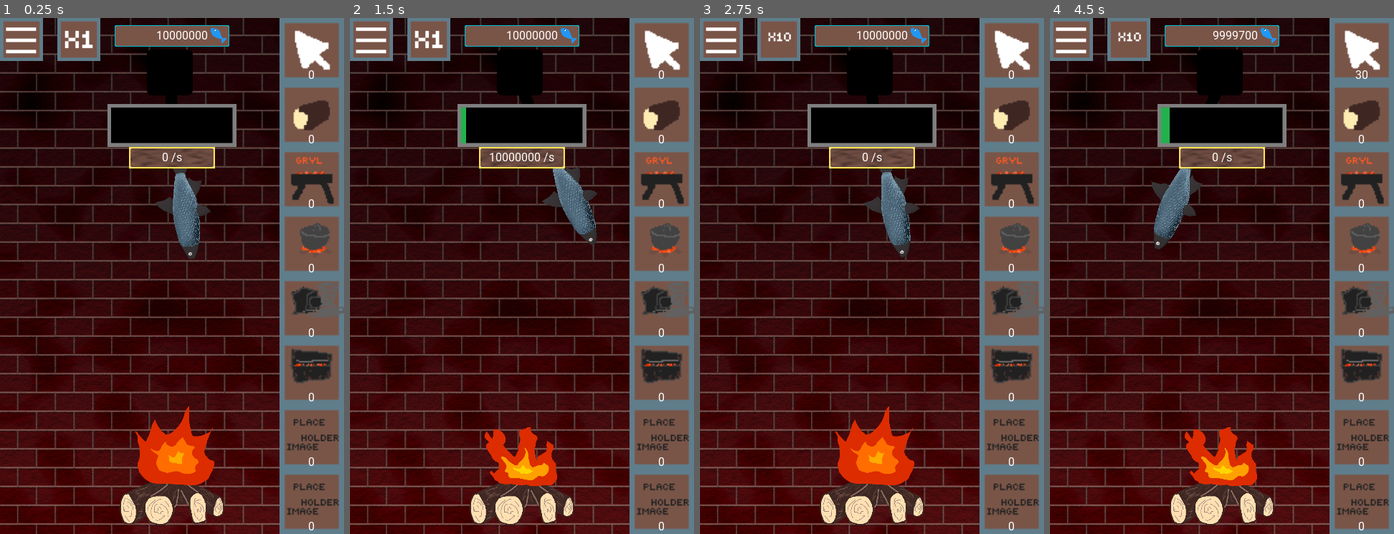
Above: before the commit, frames 1-4 (left to right).
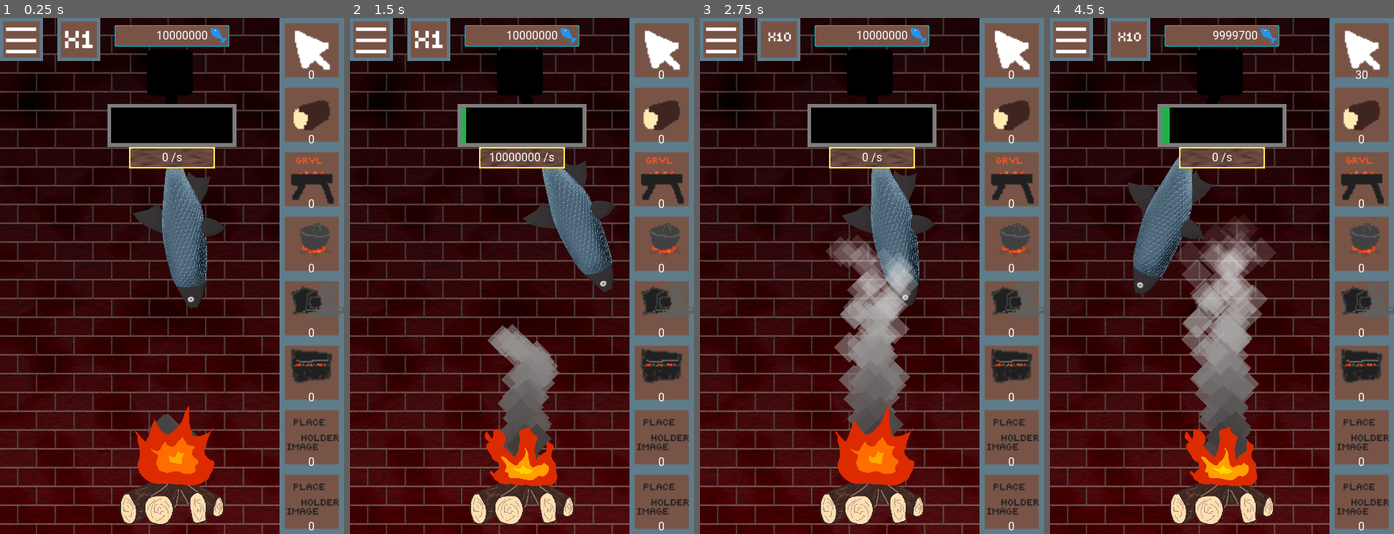
Above: after the commit, the same moments.

Repository: Soleod/GameJam
Game: Godot game, scene res://Main.tscn
Two runs of this game, one before a commit and one after it. Both use one fixed random seed, a clock stepped at 60 frames per second and the inputs below. The engine's default icon, where the game draws it, is replaced by a stand-in: a white triangle on a blue panel in a dark square.
Inputs (mouse positions are in pixels of both pictures, inside the frame that each line leads up to):
- Up to frame 1 (0.25 s): no input
- Up to frame 2 (1.5 s): click (370, 38) at 0.5 s; click (522, 472) at 1.25 s
- Up to frame 3 (2.75 s): click (779, 38) at 2 s
- Up to frame 4 (4.5 s): click "0" at 2.75 s; click "10" at 3.5 s; click "20" at 4.25 s

The runs differ from the first frame. In frame 1, 2.8% of the frame differs, in the area x 38-66%, y 16-82%; in frame 2, 5.4%; in frame 3, 7.8%; in frame 4, 9.6%, in the area x 22-66%, y 15-86%.

Commit message:
Dodany dym, fix dla lokalizacji achivemntów, większa ryba

Diff:
--- a/WedzarniaSIM/Scenes/Fisz.tscn
+++ b/WedzarniaSIM/Scenes/Fisz.tscn
@@ -29,7 +29,7 @@
 node_b = NodePath("../Body")
 
 [node name="Body" type="RigidBody2D" parent="."]
-position = Vector2( 0, 256 )
+position = Vector2( 0, 264 )
 
 [node name="CollisionShape2D" type="CollisionShape2D" parent="Body"]
 shape = SubResource( 3 )
@@ -41,7 +41,7 @@
 texture = ExtResource( 1 )
 
 [node name="FiszSprite" type="Sprite" parent="Body"]
-position = Vector2( 0, -72 )
+position = Vector2( -8, -64 )
 rotation = -1.5708
-scale = Vector2( 0.09, 0.09 )
+scale = Vector2( 0.15, 0.15 )
 texture = ExtResource( 3 )
--- a/WedzarniaSIM/interface/AchievementBox.gd
+++ b/WedzarniaSIM/interface/AchievementBox.gd
@@ -31,22 +31,22 @@
 
 func _on_AchievementTimer_timeout():
 	if ArchivementManager.modifier_archiv_dict["sledzik_na_raz"] and not mod_achieved["sledzik_na_raz"]:
-		$VBoxContainer/Achievement1.texture = load("res://interface/images/achievement.png")
+		$VBoxContainer/Achievement1.texture = load("res://interface/images/achievements/achievement.png")
 		mod_achieved["sledzik_na_raz"] = true
 	if ArchivementManager.modifier_archiv_dict["great_opor_TUNA_ty"] and not mod_achieved["great_opor_TUNA_ty"]:
-		$VBoxContainer/Achievement2.texture = load("res://interface/images/achievement.png")
+		$VBoxContainer/Achievement2.texture = load("res://interface/images/achievements/achievement.png")
 		mod_achieved["great_opor_TUNA_ty"] = true
 	if ArchivementManager.modifier_archiv_dict["the_production_is_SCALing_up"] and not mod_achieved["the_production_is_SCALing_up"]:
-		$VBoxContainer/Achievement3.texture = load("res://interface/images/achievement.png")
+		$VBoxContainer/Achievement3.texture = load("res://interface/images/achievements/achievement.png")
 		mod_achieved["the_production_is_SCALing_up"] = true
 	if ArchivementManager.fisz_count_archiv_dict["cos_jest_fishy"] and not fisz_achieved["cos_jest_fishy"]:
-		$VBoxContainer/Achievement4.texture = load("res://interface/images/achievement.png")
+		$VBoxContainer/Achievement4.texture = load("res://interface/images/achievements/achievement.png")
 		fisz_achieved["cos_jest_fishy"] = true
 	if ArchivementManager.fisz_count_archiv_dict["what_does_a_BASS_say"] and not fisz_achieved["what_does_a_BASS_say"]:
-		$VBoxContainer/Achievement5.texture = load("res://interface/images/achievement.png")
+		$VBoxContainer/Achievement5.texture = load("res://interface/images/achievements/achievement.png")
 		fisz_achieved["what_does_a_BASS_say"]
 	if ArchivementManager.fisz_count_archiv_dict["dont_make_a_CLOWNFISH"] and not fisz_achieved["dont_make_a_CLOWNFISH"]:
-		$VBoxContainer/Achievement6.texture = load("res://interface/images/achievement.png")
+		$VBoxContainer/Achievement6.texture = load("res://interface/images/achievements/achievement.png")
 		fisz_achieved["dont_make_a_CLOWNFISH"]
 
 
--- a/WedzarniaSIM/interface/HUD.tscn
+++ b/WedzarniaSIM/interface/HUD.tscn
@@ -32,120 +32,34 @@
 frame_1/texture = ExtResource( 14 )
 frame_1/delay_sec = 0.0
 
+[sub_resource type="Gradient" id=2]
+colors = PoolColorArray( 0.266667, 0.243137, 0.243137, 1, 1, 1, 1, 0.0588235 )
+
+[sub_resource type="GradientTexture" id=3]
+gradient = SubResource( 2 )
+
+[sub_resource type="Curve" id=4]
+_data = [ Vector2( 0, 1 ), 0.0, 0.0, 0, 0, Vector2( 1, 1 ), 0.0, 0.0, 0, 0 ]
+
+[sub_resource type="CurveTexture" id=5]
+curve = SubResource( 4 )
+
+[sub_resource type="ParticlesMaterial" id=6]
+emission_shape = 2
+emission_box_extents = Vector3( 20, 18, 1 )
+flag_disable_z = true
+spread = 8.0
+gravity = Vector3( 0, 0, 0 )
+initial_velocity = 25.0
+orbit_velocity = 0.0
+orbit_velocity_random = 0.0
+angle = 45.0
+scale = 30.0
+scale_curve = SubResource( 5 )
+color_ramp = SubResource( 3 )
+
 [node name="HUD" type="CanvasLayer"]
 script = ExtResource( 9 )
-
-[node name="MenuButton" type="TextureButton" parent="."]
-margin_right = 60.0
-margin_bottom = 60.0
-texture_normal = ExtResource( 19 )
-expand = true
-__meta__ = {
-"_edit_use_anchors_": false
-}
-
-[node name="Counter" parent="." instance=ExtResource( 7 )]
-anchor_left = 0.5
-anchor_right = 0.5
-margin_left = -80.0
-margin_top = 10.0
-margin_right = 80.0
-margin_bottom = 40.0
-script = ExtResource( 10 )
-
-[node name="FireButton" type="TextureButton" parent="."]
-margin_left = 150.0
-margin_top = 540.0
-margin_right = 330.0
-margin_bottom = 720.0
-texture_normal = SubResource( 1 )
-expand = true
-__meta__ = {
-"_edit_use_anchors_": false
-}
-
-[node name="Upgrades" type="Control" parent="."]
-margin_right = 40.0
-margin_bottom = 40.0
-__meta__ = {
-"_edit_use_anchors_": false
-}
-
-[node name="BuyModeButton" type="TextureButton" parent="Upgrades"]
-margin_left = 80.0
-margin_right = 140.0
-margin_bottom = 60.0
-texture_normal = ExtResource( 12 )
-expand = true
-__meta__ = {
-"_edit_use_anchors_": false
-}
-
-[node name="UpgradeButton1" parent="Upgrades" instance=ExtResource( 1 )]
-margin_left = 390.0
-margin_right = 480.0
-texture_normal = ExtResource( 21 )
-
-[node name="UpgradeButton2" parent="Upgrades" instance=ExtResource( 1 )]
-margin_left = 390.0
-margin_top = 90.0
-margin_right = 480.0
-margin_bottom = 180.0
-texture_normal = ExtResource( 15 )
-
-[node name="UpgradeButton3" parent="Upgrades" instance=ExtResource( 1 )]
-margin_left = 390.0
-margin_top = 180.0
-margin_right = 480.0
-margin_bottom = 270.0
-texture_normal = ExtResource( 5 )
-
-[node name="UpgradeButton4" parent="Upgrades" instance=ExtResource( 1 )]
-margin_left = 390.0
-margin_top = 270.0
-margin_right = 480.0
-margin_bottom = 360.0
-texture_normal = ExtResource( 2 )
-
-[node name="UpgradeButton5" parent="Upgrades" instance=ExtResource( 1 )]
-margin_left = 390.0
-margin_top = 360.0
-margin_right = 480.0
-margin_bottom = 450.0
-texture_normal = ExtResource( 16 )
-
-[node name="UpgradeButton6" parent="Upgrades" instance=ExtResource( 1 )]
-margin_left = 390.0
-margin_top = 450.0
-margin_right = 480.0
-margin_bottom = 540.0
-texture_normal = ExtResource( 3 )
-
-[node name="UpgradeButton7" parent="Upgrades" instance=ExtResource( 1 )]
-margin_left = 390.0
-margin_top = 540.0
-margin_right = 480.0
-margin_bottom = 630.0
-texture_normal = ExtResource( 4 )
-
-[node name="UpgradeButton8" parent="Upgrades" instance=ExtResource( 1 )]
-margin_left = 390.0
-margin_top = 630.0
-margin_right = 480.0
-margin_bottom = 720.0
-texture_normal = ExtResource( 4 )
-
-[node name="MenuBox" parent="." instance=ExtResource( 8 )]
-visible = false
-margin_left = 90.0
-margin_top = 270.0
-margin_right = 390.0
-margin_bottom = 530.0
-
-[node name="AchievementBox" parent="." instance=ExtResource( 11 )]
-visible = false
-
-[node name="AchievementTimer" type="Timer" parent="AchievementBox"]
 
 [node name="Bar" type="Control" parent="."]
 margin_right = 40.0
@@ -203,6 +117,128 @@
 "_edit_use_anchors_": false
 }
 
+[node name="MenuButton" type="TextureButton" parent="."]
+margin_right = 60.0
+margin_bottom = 60.0
+texture_normal = ExtResource( 19 )
+expand = true
+__meta__ = {
+"_edit_use_anchors_": false
+}
+
+[node name="Counter" parent="." instance=ExtResource( 7 )]
+anchor_left = 0.5
+anchor_right = 0.5
+margin_left = -80.0
+margin_top = 10.0
+margin_right = 80.0
+margin_bottom = 40.0
+script = ExtResource( 10 )
+
+[node name="FireButton" type="TextureButton" parent="."]
+margin_left = 150.0
+margin_top = 540.0
+margin_right = 330.0
+margin_bottom = 720.0
+texture_normal = SubResource( 1 )
+expand = true
+__meta__ = {
+"_edit_use_anchors_": false
+}
+
+[node name="Particles2D" type="Particles2D" parent="FireButton"]
+show_behind_parent = true
+position = Vector2( 94, 61 )
+rotation = -1.5708
+amount = 100
+lifetime = 12.0
+speed_scale = 4.0
+process_material = SubResource( 6 )
+
+[node name="Upgrades" type="Control" parent="."]
+margin_right = 40.0
+margin_bottom = 40.0
+__meta__ = {
+"_edit_use_anchors_": false
+}
+
+[node name="BuyModeButton" type="TextureButton" parent="Upgrades"]
+margin_left = 80.0
+margin_right = 140.0
+margin_bottom = 60.0
+texture_normal = ExtResource( 12 )
+expand = true
+__meta__ = {
+"_edit_use_anchors_": false
+}
+
+[node name="UpgradeButton1" parent="Upgrades" instance=ExtResource( 1 )]
+margin_left = 390.0
+margin_right = 480.0
+texture_normal = ExtResource( 21 )
+
+[node name="UpgradeButton2" parent="Upgrades" instance=ExtResource( 1 )]
+margin_left = 390.0
+margin_top = 90.0
+margin_right = 480.0
+margin_bottom = 180.0
+texture_normal = ExtResource( 15 )
+
+[node name="UpgradeButton3" parent="Upgrades" instance=ExtResource( 1 )]
+margin_left = 390.0
+margin_top = 180.0
+margin_right = 480.0
+margin_bottom = 270.0
+texture_normal = ExtResource( 5 )
+
+[node name="UpgradeButton4" parent="Upgrades" instance=ExtResource( 1 )]
+margin_left = 390.0
+margin_top = 270.0
+margin_right = 480.0
+margin_bottom = 360.0
+texture_normal = ExtResource( 2 )
+
+[node name="UpgradeButton5" parent="Upgrades" instance=ExtResource( 1 )]
+margin_left = 390.0
+margin_top = 360.0
+margin_right = 480.0
+margin_bottom = 450.0
+texture_normal = ExtResource( 16 )
+
+[node name="UpgradeButton6" parent="Upgrades" instance=ExtResource( 1 )]
+margin_left = 390.0
+margin_top = 450.0
+margin_right = 480.0
+margin_bottom = 540.0
+texture_normal = ExtResource( 3 )
+
+[node name="UpgradeButton7" parent="Upgrades" instance=ExtResource( 1 )]
+margin_left = 390.0
+margin_top = 540.0
+margin_right = 480.0
+margin_bottom = 630.0
+texture_normal = ExtResource( 4 )
+
+[node name="UpgradeButton8" parent="Upgrades" instance=ExtResource( 1 )]
+margin_left = 390.0
+margin_top = 630.0
+margin_right = 480.0
+margin_bottom = 720.0
+texture_normal = ExtResource( 4 )
+
+[node name="MenuBox" parent="." instance=ExtResource( 8 )]
+visible = false
+margin_left = 90.0
+margin_top = 270.0
+margin_right = 390.0
+margin_bottom = 530.0
+
+[node name="AchievementBox" parent="." instance=ExtResource( 11 )]
+visible = false
+
+[node name="AchievementTimer" type="Timer" parent="AchievementBox"]
+
+[connection signal="timeout" from="Bar/FishSmokeBar/RegressionTimer" to="Bar/FishSmokeBar" method="_on_RegressionTimer_timeout"]
 [connection signal="pressed" from="MenuButton" to="MenuBox" method="_on_MenuButton_pressed"]
 [connection signal="pressed" from="FireButton" to="Bar/FishSmokeBar" method="_on_FireButton_pressed"]
 [connection signal="pressed" from="Upgrades/BuyModeButton" to="." method="_on_BuyModeButton_pressed"]
@@ -217,7 +253,6 @@
 [connection signal="pressed" from="MenuBox/VBoxContainer/HBoxContainer/AchievementButton" to="AchievementBox" method="_on_AchievementButton_pressed"]
 [connection signal="pressed" from="AchievementBox/ExitButton" to="AchievementBox" method="_on_ExitButton_pressed"]
 [connection signal="timeout" from="AchievementBox/AchievementTimer" to="AchievementBox" method="_on_AchievementTimer_timeout"]
-[connection signal="timeout" from="Bar/FishSmokeBar/RegressionTimer" to="Bar/FishSmokeBar" method="_on_RegressionTimer_timeout"]
 
 [editable path="MenuBox"]
 [editable path="AchievementBox"]
--- a/WedzarniaSIM/project.godot
+++ b/WedzarniaSIM/project.godot
@@ -32,7 +32,6 @@
 
 [rendering]
 
-quality/driver/driver_name="GLES2"
 vram_compression/import_etc=true
 vram_compression/import_etc2=false
 environment/default_environment="res://default_env.tres"
Not shown: 1 places in WedzarniaSIM/interface/HUD.tscn that only renumber resources
